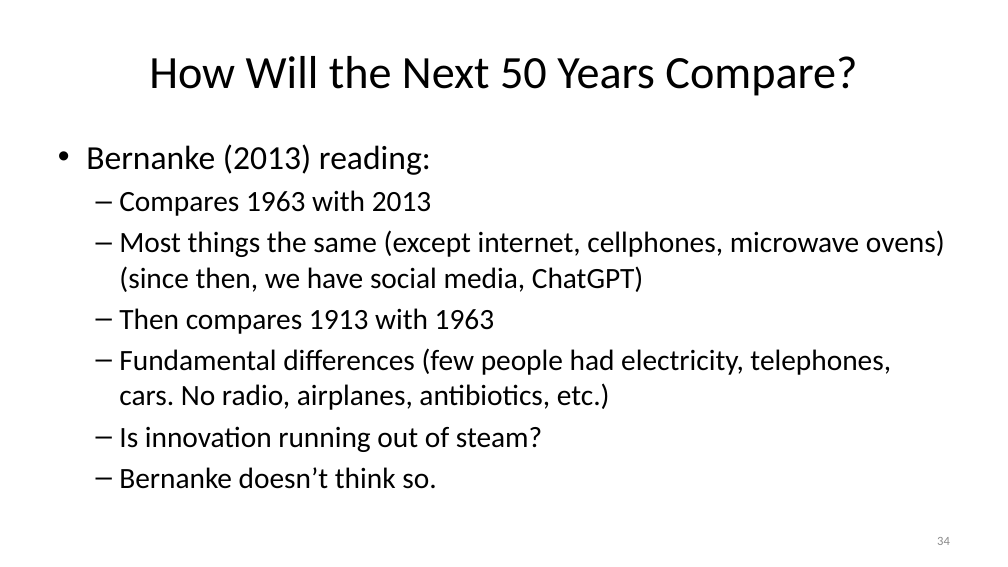
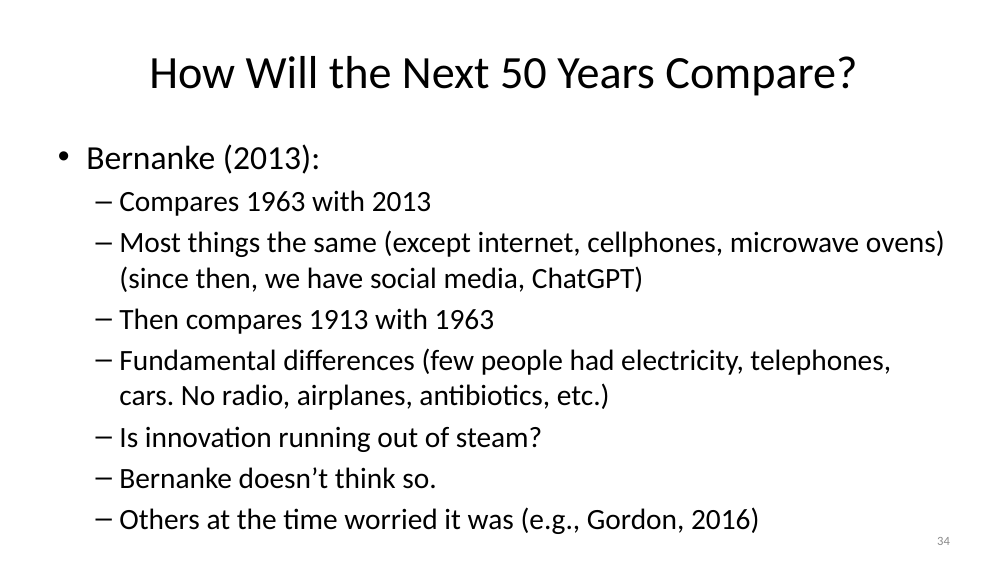
Before and after one commit to jonsteinsson/jonsteinsson.github.io, a slide deck: slide 34 of static/teaching/Lecture01Intro.pptx. Drawn at 1008x567 pixels with LibreOffice and Linux fonts; fonts in the diff are those of the drawing. Boxes give left, top, right and bottom in pixels: in the first picture for what was removed or moved away, otherwise in the second. Text is boxed around its words. In the diff, an @@ line names an element or a change of style, - is before the commit and + after.

Commit message:
Lecture 1

```diff
--- a/static/teaching/Lecture01Intro.pptx
+++ b/static/teaching/Lecture01Intro.pptx
@@ text at box(86, 144, 320, 174): text changed @@
-• Bernanke (2013) reading:
+• Bernanke (2013):
@@ text at box(119, 507, 759, 534): paragraph added @@
+  – Others at the time worried it was (e.g., Gordon, 2016)
```
Also in this commit, not shown: 10 other slides changed, 2 slides added, 1 other file.
